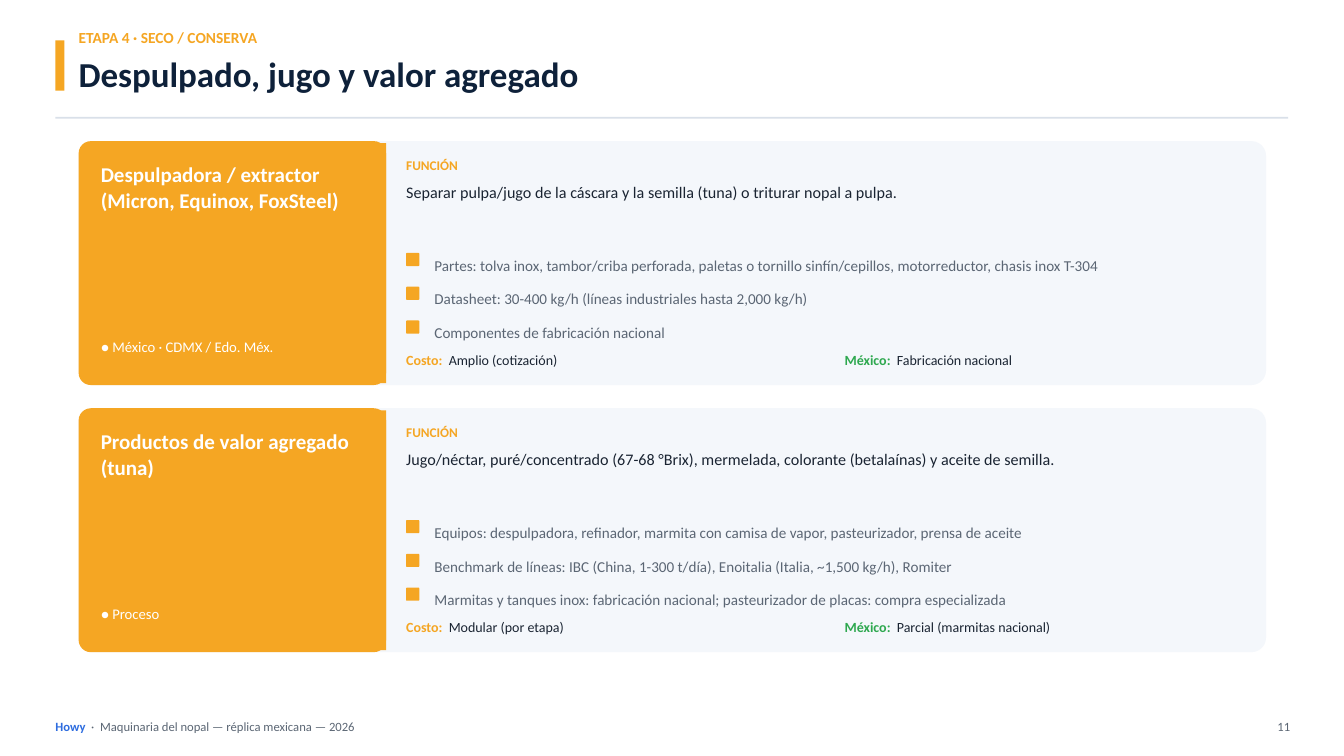
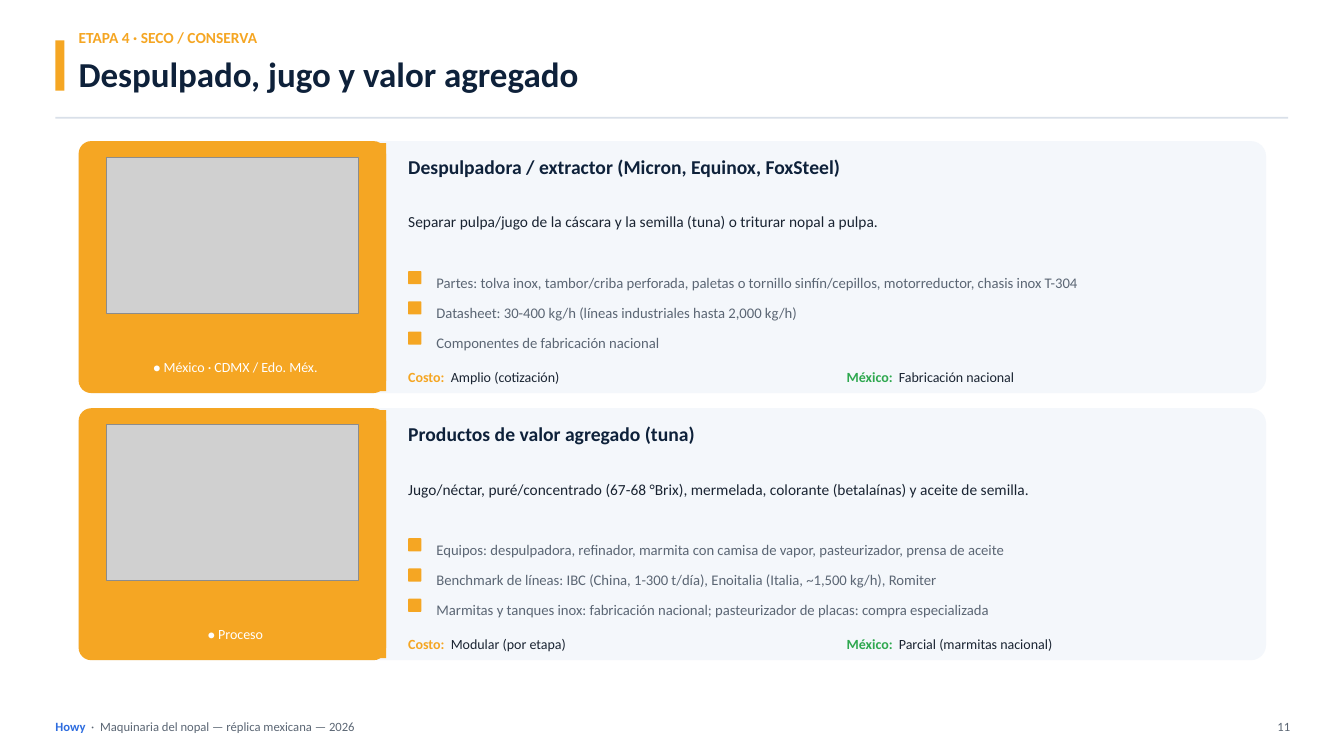
Before and after one commit to luisfedu/Work, a slide deck: slide 12 of presentaciones/Howy_Maquinaria_Nopal_2026.pptx. Drawn at 1344x756 pixels with LibreOffice and Linux fonts; fonts in the diff are those of the drawing; grey boxes stand for pictures. Boxes give left, top, right and bottom in pixels: in the first picture for what was removed or moved away, otherwise in the second. Text is boxed around its words. In the diff, an @@ line names an element or a change of style, - is before the commit and + after.

```diff
--- a/presentaciones/Howy_Maquinaria_Nopal_2026.pptx
+++ b/presentaciones/Howy_Maquinaria_Nopal_2026.pptx
@@ rounded rectangle: place and size @@
-rounded rectangle at bbox=[79, 141, 1266, 385]
+rounded rectangle at bbox=[79, 141, 1266, 393]
@@ rounded rectangle: place and size @@
-rounded rectangle at bbox=[79, 141, 386, 385]
+rounded rectangle at bbox=[79, 141, 386, 393]
@@ rectangle: place and size @@
-rectangle at bbox=[372, 143, 386, 383]
+rectangle at bbox=[372, 143, 386, 391]
@@ picture added at bbox=[107, 157, 359, 314] @@
@@ text removed at bbox=[406, 159, 458, 170] @@
-FUNCIÓN
@@ text "Despulpadora / extractor (Micron, Equinox, ...": place and size @@
-text "Despulpadora / extractor (Micron, Equinox, ..." at bbox=[101, 167, 339, 212]
+text "Despulpadora / extractor (Micron, Equinox, ..." at bbox=[408, 159, 840, 177]
@@ text "Despulpadora / extractor (Micron, Equinox, ..." at bbox=[408, 159, 840, 177]: size 15 to 14 pt, text colour #FFFFFF to #0E213A; line spacing 1.02 to 1 @@
@@ text "Separar pulpa/jugo de la cáscara ...": place and size @@
-text "Separar pulpa/jugo de la cáscara ..." at bbox=[406, 186, 897, 201]
+text "Separar pulpa/jugo de la cáscara ..." at bbox=[408, 216, 878, 230]
@@ text "Separar pulpa/jugo de la cáscara ..." at bbox=[408, 216, 878, 230]: size 11.5 to 11 pt @@
@@ text "● México · CDMX / ...": place and size @@
-text "● México · CDMX / ..." at bbox=[112, 341, 274, 352]
+text "● México · CDMX / ..." at bbox=[164, 362, 317, 372]
@@ text "● México · CDMX / ..." at bbox=[164, 362, 317, 372]: size 10 to 9 pt in "●"; size 10.5 to 10 pt; alignment left to centre @@
@@ text "Costo: Amplio (cotización)": place and size @@
-text "Costo: Amplio (cotización)" at bbox=[406, 355, 557, 368]
+text "Costo: Amplio (cotización)" at bbox=[408, 372, 559, 385]
@@ text "México: Fabricación nacional": place and size @@
-text "México: Fabricación nacional" at bbox=[845, 355, 1012, 365]
+text "México: Fabricación nacional" at bbox=[847, 372, 1014, 382]
@@ rounded rectangle: place and size @@
-rounded rectangle at bbox=[79, 408, 1266, 652]
+rounded rectangle at bbox=[79, 408, 1266, 660]
@@ rounded rectangle: place and size @@
-rounded rectangle at bbox=[79, 408, 386, 652]
+rounded rectangle at bbox=[79, 408, 386, 660]
@@ rectangle: place and size @@
-rectangle at bbox=[372, 410, 386, 650]
+rectangle at bbox=[372, 410, 386, 658]
@@ picture added at bbox=[107, 424, 359, 581] @@
@@ text removed at bbox=[406, 426, 458, 437] @@
-FUNCIÓN
@@ text "Productos de valor agregado (tuna)" at bbox=[408, 426, 695, 445]: size 15 to 14 pt, text colour #FFFFFF to #0E213A; line spacing 1.02 to 1 @@
@@ text "Productos de valor agregado (tuna)": place and size @@
-text "Productos de valor agregado (tuna)" at bbox=[101, 434, 349, 478]
+text "Productos de valor agregado (tuna)" at bbox=[408, 426, 695, 445]
@@ text "Jugo/néctar, puré/concentrado (67-68 °Brix), mermelada, ..." at bbox=[408, 484, 1029, 498]: size 11.5 to 11 pt @@
@@ text "Jugo/néctar, puré/concentrado (67-68 °Brix), mermelada, ...": place and size @@
-text "Jugo/néctar, puré/concentrado (67-68 °Brix), mermelada, ..." at bbox=[406, 453, 1054, 468]
+text "Jugo/néctar, puré/concentrado (67-68 °Brix), mermelada, ..." at bbox=[408, 484, 1029, 498]
@@ 2 texts, 2 rounded rectangles: place and size @@
-2 texts, 2 rounded rectangles at bbox=[406, 253, 1098, 541]
+2 texts, 2 rounded rectangles at bbox=[408, 271, 1078, 558]
@@ size 10.8 to 10.5 pt in 6 elements at bbox=[436, 605, 988, 618], bbox=[436, 338, 659, 351], bbox=[436, 574, 936, 588], bbox=[436, 307, 797, 321], bbox=[436, 278, 1078, 291], bbox=[436, 545, 1004, 558] @@
@@ 2 texts, 2 rounded rectangles: place and size @@
-2 texts, 2 rounded rectangles at bbox=[406, 287, 952, 575]
+2 texts, 2 rounded rectangles at bbox=[408, 301, 936, 588]
@@ 2 texts, 2 rounded rectangles: place and size @@
-2 texts, 2 rounded rectangles at bbox=[406, 321, 1006, 608]
+2 texts, 2 rounded rectangles at bbox=[408, 332, 988, 618]
@@ text "● Proceso": place and size @@
-text "● Proceso" at bbox=[112, 609, 159, 619]
+text "● Proceso" at bbox=[218, 630, 263, 639]
@@ text "● Proceso" at bbox=[218, 630, 263, 639]: size 10 to 9 pt in "●"; size 10.5 to 10 pt in "Proceso"; alignment left to centre @@
@@ text "Costo: Modular (por etapa)": place and size @@
-text "Costo: Modular (por etapa)" at bbox=[406, 622, 564, 635]
+text "Costo: Modular (por etapa)" at bbox=[408, 639, 566, 652]
@@ text "México: Parcial (marmitas nacional)": place and size @@
-text "México: Parcial (marmitas nacional)" at bbox=[845, 622, 1050, 634]
+text "México: Parcial (marmitas nacional)" at bbox=[847, 639, 1052, 651]
```
Also in this commit, not shown: 9 other slides changed, 49 other files.
